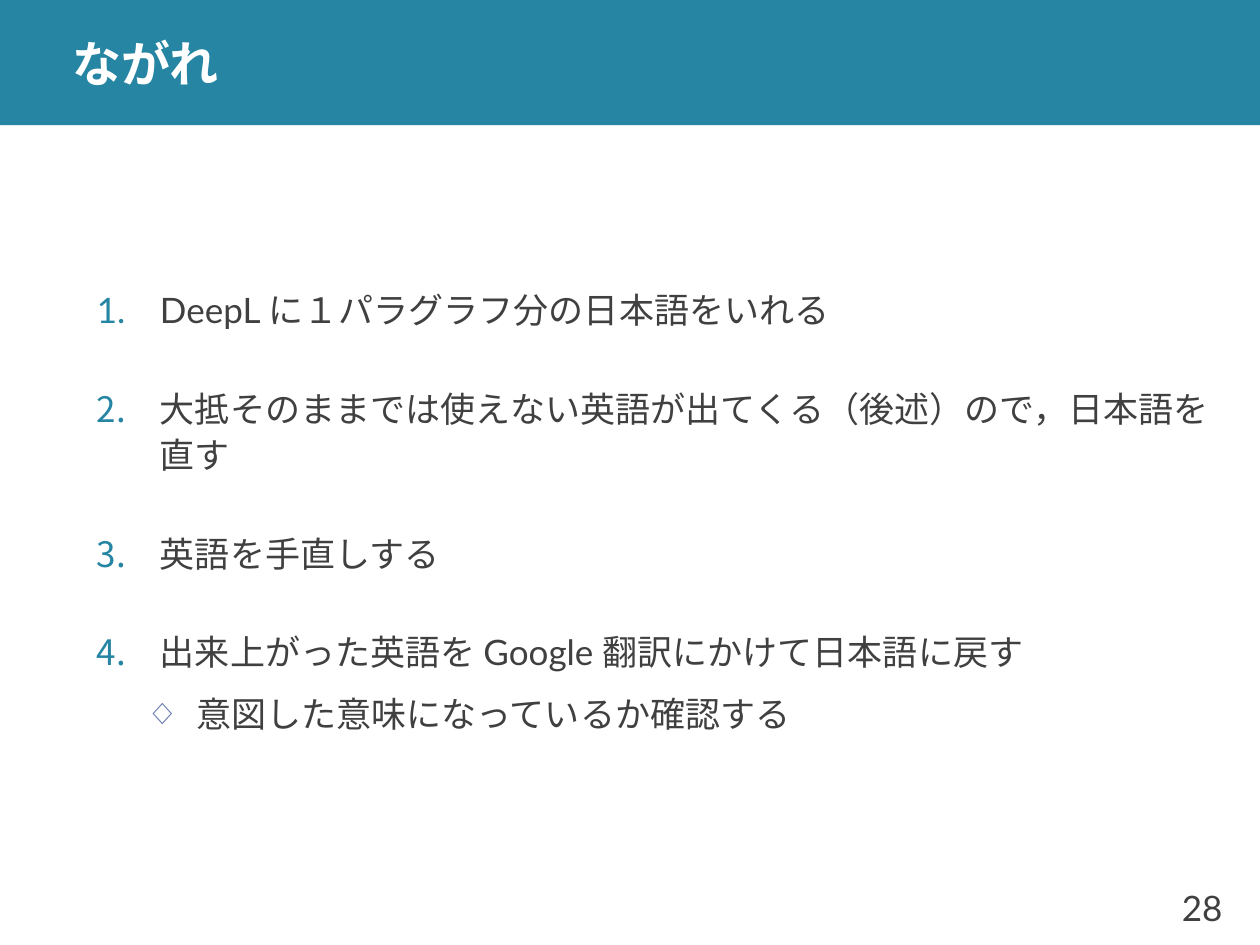
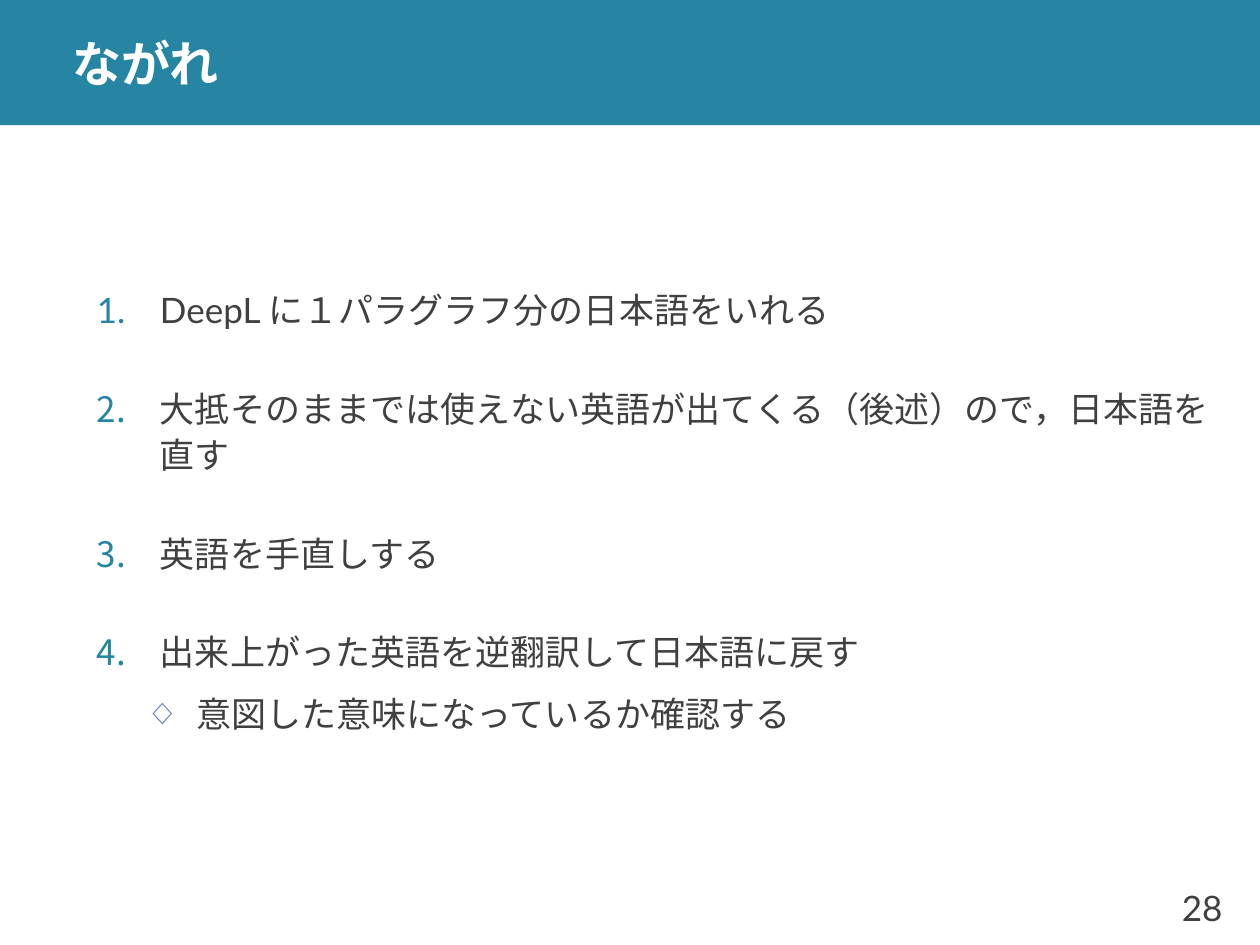
Before and after one commit to shioya-lab/how-to, a slide deck: slide 28 of translation.pptx. Drawn at 1260x945 pixels with LibreOffice and Linux fonts; fonts in the diff are those of the drawing. Boxes give left, top, right and bottom in pixels: in the first picture for what was removed or moved away, otherwise in the second. Text is boxed around its words. In the diff, an @@ line names an element or a change of style, - is before the commit and + after.

Commit message:
translation を v4 に
校正を ChatGPT を使った方法に変更

```diff
--- a/translation.pptx
+++ b/translation.pptx
@@ text at <box>160,635,860,668</box>: text changed @@
-4. 出来上がった英語を Google 翻訳にかけて日本語に戻す
+4. 出来上がった英語を逆翻訳して日本語に戻す
```
Also in this commit, not shown: 14 other slides changed, 6 slides added, 1 slide removed, 2 other files.
